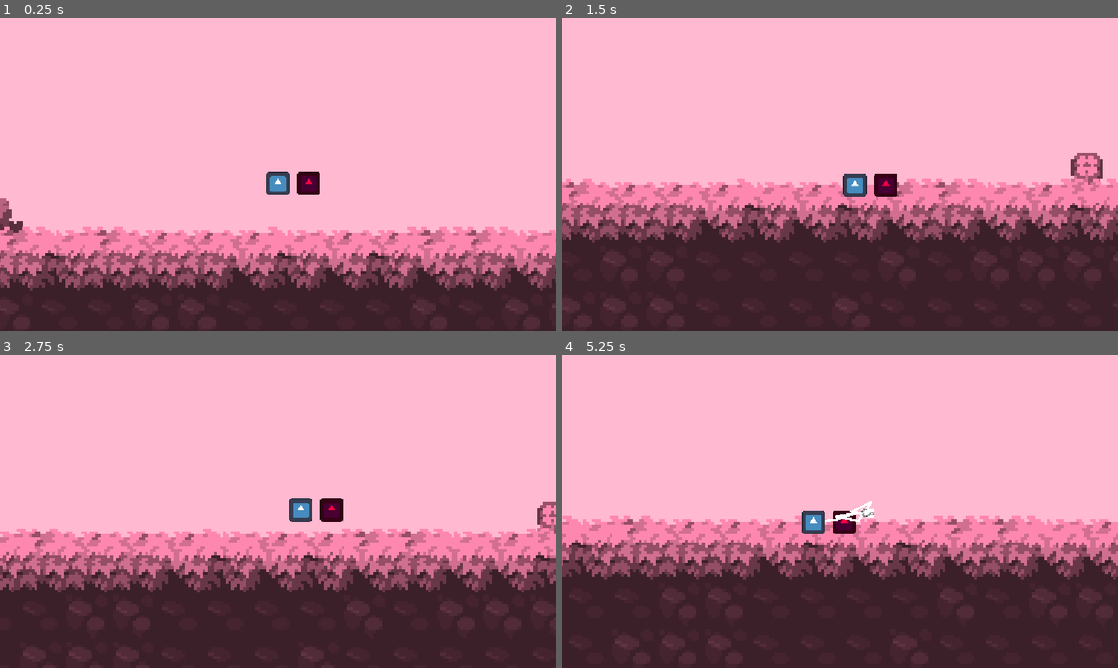
Above: before the commit, frames 1-4 (two rows, left to right).
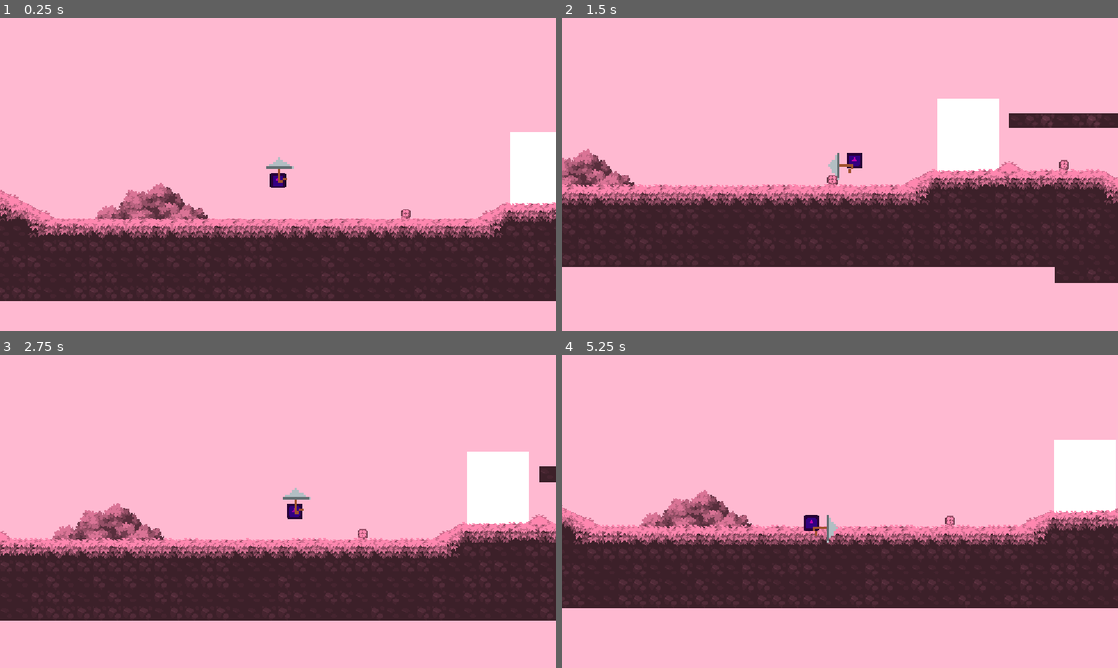
Above: after the commit, the same moments.

Repository: Darianlime/Evanescent
Game: Godot game, scene res://Scenes/EvanescentTEST.tscn
Two runs of this game, one before a commit and one after it. Both use one fixed random seed, a clock stepped at 60 frames per second and the inputs below. The engine's default icon, where the game draws it, is replaced by a stand-in: a white triangle on a blue panel in a dark square.
Inputs (mouse positions are in pixels of both pictures, inside the frame that each line leads up to):
- Up to frame 1 (0.25 s): no input
- Up to frame 2 (1.5 s): move the mouse to (962, 158) at 0.52 s; hold D (right) 0.53-1.28 s; tap Shift (dash, bound only after the commit) at 0.6 s; tap Space (jump) at 0.77, 0.8, 1.07, 1.35 s; move the mouse to (728, 190) at 1.27 s; hold A (left) from 1.28 s (still down)
- Up to frame 3 (2.75 s): tap Space (jump) at 1.52, 1.82, 2.3 s; tap Shift (dash, bound only after the commit) at 1.55 s; move the mouse to (333, 442) at 2.02 s; release A (left) at 2.03 s; hold D (right) from 2.03 s (still down); click (333, 442) at 2.1 s
- Up to frame 4 (5.25 s): move the mouse to (812, 574) at 2.77 s; tap Shift (dash, bound only after the commit) at 2.85, 3.6, 4.55 s; tap Space (jump) at 3.02, 3.32, 3.77, 3.8, 4.07, 4.35, 4.52, 4.82 s; move the mouse to (1006, 558) at 3.52 s; release D (right) at 3.53 s; hold A (left) from 3.53 s (still down); move the mouse to (673, 464) at 4.27 s; move the mouse to (867, 511) at 5.02 s; click (867, 511) at 5.1 s

The runs differ from the first frame. In frame 1, 34% of the frame differs, in the area x 0-100%, y 36-100%; in frame 2, 41%, in the area x 0-100%, y 25-100%; in frame 3, 35%; in frame 4, 38%.

Commit message:
high jump, gliding and dash

Diff:
--- a/Scenes/Evanescent.tscn
+++ b/Scenes/Evanescent.tscn
@@ -2,7 +2,6 @@
 
 [ext_resource type="PackedScene" uid="uid://cfmqiasllb7tr" path="res://Scenes/Player/player.tscn" id="1_16oqn"]
 [ext_resource type="Texture2D" uid="uid://dh32k0qjl05ha" path="res://Sprites/Tiles.png" id="2_g536y"]
-[ext_resource type="Script" uid="uid://cxbpknm2xgnqx" path="res://Scripts/PlayerController.gd" id="2_p4s7r"]
 [ext_resource type="Script" uid="uid://buha2eg7fhtu0" path="res://Scripts/ChainGun.gd" id="4_mtuqy"]
 [ext_resource type="Texture2D" uid="uid://c3yjer08nqp1x" path="res://Scenes/Tree-Assets.png" id="4_qc0yy"]
 [ext_resource type="Script" uid="uid://dol7ha1f5jg3n" path="res://Scripts/CameraController.gd" id="5_5qa5p"]
@@ -1408,8 +1407,6 @@
 
 [node name="Player2" parent="." unique_id=258159536 instance=ExtResource("1_16oqn")]
 position = Vector2(-270, 32)
-script = ExtResource("2_p4s7r")
-swing_speed = 15.0
 
 [node name="Camera2D" type="Camera2D" parent="Player2" unique_id=692611943]
 process_callback = 0
@@ -1422,9 +1419,7 @@
 [node name="ChainGun" type="Node2D" parent="." unique_id=1852340701]
 script = ExtResource("4_mtuqy")
 shoot_speed = 1300
-chain_segments = 8
 wobble_amplitude = 30.0
-wobble_frequency = 6.0
 
 [node name="Line2D" type="Line2D" parent="ChainGun" unique_id=1173452396]
 width = 5.0
--- a/Scenes/EvanescentTEST.tscn
+++ b/Scenes/EvanescentTEST.tscn
@@ -5,7 +5,6 @@
 [ext_resource type="PackedScene" uid="uid://cfmqiasllb7tr" path="res://Scenes/Player/player.tscn" id="3_xsl8c"]
 [ext_resource type="Script" uid="uid://dol7ha1f5jg3n" path="res://Scripts/CameraController.gd" id="5_6s3pv"]
 [ext_resource type="Shader" uid="uid://cm5waameyvvd7" path="res://Shaders/Canvas.gdshader" id="7_gtk40"]
-[ext_resource type="Texture2D" uid="uid://cvl3huxv8qay2" path="res://Sprites/icon.svg" id="8_7rjej"]
 [ext_resource type="PackedScene" uid="uid://c6hagxyxvggav" path="res://Scenes/mirror.tscn" id="8_r7axt"]
 
 [sub_resource type="ShaderMaterial" id="ShaderMaterial_371ht"]
@@ -1416,9 +1415,10 @@
 
 [node name="Player" parent="." unique_id=258159536 instance=ExtResource("3_xsl8c")]
 unique_name_in_owner = true
-position = Vector2(-270, 32)
+position = Vector2(-60, -24)
 
 [node name="Camera2D" type="Camera2D" parent="Player" unique_id=692611943]
+zoom = Vector2(2, 2)
 process_callback = 0
 position_smoothing_enabled = true
 drag_left_margin = 0.1
@@ -1426,14 +1426,8 @@
 drag_bottom_margin = 0.3
 script = ExtResource("5_6s3pv")
 
-[node name="RemoteTransform2D" type="RemoteTransform2D" parent="Player" unique_id=909192470]
-position = Vector2(64, 0)
-scale = Vector2(0.375, 0.375)
-remote_path = NodePath("../../TEST")
-
 [node name="Node2D" type="Node2D" parent="." unique_id=393557219]
 texture_filter = 1
-scale = Vector2(6, 6)
 
 [node name="TileForeground" type="TileMapLayer" parent="Node2D" unique_id=1974438402]
 material = SubResource("ShaderMaterial_371ht")
@@ -1448,19 +1442,11 @@
 tile_set = SubResource("TileSet_57qmd")
 
 [node name="Mirror" parent="Node2D" unique_id=1964462215 instance=ExtResource("8_r7axt")]
-position = Vector2(512.5, 29.5)
-scale = Vector2(0.16666667, 0.16666667)
+position = Vector2(512.5, 15)
 clockwise = true
 
 [node name="Mirror2" parent="Node2D" unique_id=769689389 instance=ExtResource("8_r7axt")]
-position = Vector2(212.66666, -1.3333311)
-scale = Vector2(0.167, 0.167)
-
-[node name="TEST" type="Sprite2D" parent="." unique_id=26882424]
-self_modulate = Color(1, 0, 0.2627451, 1)
-position = Vector2(-206, 32)
-scale = Vector2(0.375, 0.375)
-texture = ExtResource("8_7rjej")
+position = Vector2(212.66666, -23)
 
 [node name="BackgroundLayer" type="CanvasLayer" parent="." unique_id=2111883494]
 unique_name_in_owner = true
--- a/Scenes/Player/female_form.tscn
+++ b/Scenes/Player/female_form.tscn
@@ -1,19 +1,42 @@
 [gd_scene format=3 uid="uid://bklicbdv14wrj"]
 
 [ext_resource type="Shader" uid="uid://cy2w6q6f68foh" path="res://Shaders/player_shader.gdshader" id="1_7r0p3"]
+[ext_resource type="Script" uid="uid://bhuhm2b7osqpg" path="res://Scripts/FemaleController.gd" id="1_ntkqa"]
 [ext_resource type="Texture2D" uid="uid://cvl3huxv8qay2" path="res://Sprites/icon.svg" id="2_ntkqa"]
+[ext_resource type="Texture2D" uid="uid://byh7143phipw3" path="res://Sprites/umbrella.png" id="4_7cusq"]
 
-[sub_resource type="ShaderMaterial" id="ShaderMaterial_7cusq"]
+[sub_resource type="ShaderMaterial" id="ShaderMaterial_oq4pc"]
+resource_local_to_scene = true
 shader = ExtResource("1_7r0p3")
 shader_parameter/max_x = 1000000.0
 shader_parameter/min_x = -1000000.0
 shader_parameter/max_y = 1000000.0
 
 [node name="FemaleForm" type="Node2D" unique_id=13458798]
+material = SubResource("ShaderMaterial_oq4pc")
+script = ExtResource("1_ntkqa")
 
 [node name="Sprite2D" type="Sprite2D" parent="." unique_id=1943293117]
 modulate = Color(0.71909887, 0.00025480418, 0.6796345, 1)
 self_modulate = Color(1, 0.45490196, 1, 1)
-material = SubResource("ShaderMaterial_7cusq")
-scale = Vector2(0.375, 0.375)
+z_index = 1
+use_parent_material = true
+scale = Vector2(0.125, 0.125)
 texture = ExtResource("2_ntkqa")
+
+[node name="UmbrellaSprite" type="Sprite2D" parent="." unique_id=1303333884]
+z_index = 1
+texture_filter = 1
+use_parent_material = true
+position = Vector2(1.4305115e-06, 3.800005)
+rotation = 6.2831855
+scale = Vector2(2.4, 2.4)
+texture = ExtResource("4_7cusq")
+offset = Vector2(0, -7.62)
+
+[node name="DashTimer" type="Timer" parent="." unique_id=313311589]
+process_callback = 0
+wait_time = 0.5
+one_shot = true
+
+[connection signal="timeout" from="DashTimer" to="." method="_on_dash_timer_timeout"]
--- a/Scenes/Player/male_form.tscn
+++ b/Scenes/Player/male_form.tscn
@@ -4,18 +4,20 @@
 [ext_resource type="Texture2D" uid="uid://cvl3huxv8qay2" path="res://Sprites/icon.svg" id="1_tvyv2"]
 [ext_resource type="Script" uid="uid://bsfp3hacdu23b" path="res://Scripts/MaleController.gd" id="1_ydo1h"]
 
-[sub_resource type="ShaderMaterial" id="ShaderMaterial_tvyv2"]
+[sub_resource type="ShaderMaterial" id="ShaderMaterial_cmgny"]
+resource_local_to_scene = true
 shader = ExtResource("1_6ushv")
 shader_parameter/max_x = 1000000.0
 shader_parameter/min_x = -1000000.0
 shader_parameter/max_y = 1000000.0
 
 [node name="MaleForm" type="Node2D" unique_id=1637466126]
+material = SubResource("ShaderMaterial_cmgny")
 script = ExtResource("1_ydo1h")
 swing_speed = 20.0
 
 [node name="Sprite2D" type="Sprite2D" parent="." unique_id=1981551275]
 z_index = 1
-material = SubResource("ShaderMaterial_tvyv2")
-scale = Vector2(0.375, 0.375)
+use_parent_material = true
+scale = Vector2(0.125, 0.125)
 texture = ExtResource("1_tvyv2")
--- a/Scenes/Player/player.tscn
+++ b/Scenes/Player/player.tscn
@@ -1,15 +1,13 @@
 [gd_scene format=3 uid="uid://cfmqiasllb7tr"]
 
 [ext_resource type="Script" uid="uid://cxbpknm2xgnqx" path="res://Scripts/PlayerController.gd" id="1_xpcdj"]
-[ext_resource type="PackedScene" uid="uid://bsmlo2cjtaa0s" path="res://Scenes/Player/male_form.tscn" id="2_a3d8c"]
 [ext_resource type="Script" uid="uid://dnm6bcu8evfxm" path="res://Scripts/PlayerInput.gd" id="3_xpcdj"]
 
 [sub_resource type="RectangleShape2D" id="RectangleShape2D_n42b0"]
-size = Vector2(48, 48)
+size = Vector2(16, 16)
 
 [node name="Player" type="CharacterBody2D" unique_id=258159536]
 script = ExtResource("1_xpcdj")
-starting_character = ExtResource("2_a3d8c")
 
 [node name="CollisionShape2D" type="CollisionShape2D" parent="." unique_id=1821101351]
 shape = SubResource("RectangleShape2D_n42b0")
--- a/Scenes/mirror.tscn
+++ b/Scenes/mirror.tscn
@@ -3,18 +3,19 @@
 [ext_resource type="Script" uid="uid://k6w5r0q83k36" path="res://Scripts/Mirror.gd" id="1_2mjjl"]
 
 [sub_resource type="RectangleShape2D" id="RectangleShape2D_n42b0"]
-size = Vector2(192, 208)
+size = Vector2(64, 80)
 
 [node name="Mirror" type="Node2D" unique_id=1964462215]
+z_index = -1
 script = ExtResource("1_2mjjl")
 
 [node name="ColorRect" type="ColorRect" parent="." unique_id=729458197]
 anchors_preset = -1
 anchor_bottom = 0.5
-offset_left = -96.0
-offset_top = -104.0
-offset_right = 96.0
-offset_bottom = 104.0
+offset_left = -32.0
+offset_top = -40.0
+offset_right = 32.0
+offset_bottom = 40.0
 grow_vertical = 2
 
 [node name="Area2D" type="Area2D" parent="." unique_id=1668320896]
--- a/Scripts/Character.gd
+++ b/Scripts/Character.gd
@@ -1,10 +1,9 @@
-class_name Character extends Node
+class_name Character extends Node2D
 
 @onready var sprite: Sprite2D = $Sprite2D
 
-@export var walk_speed = 300.0
-@export_range(0, 1) var acceleration = 0.1
-@export_range(0, 1) var deceleration = 0.1
+@export_range(0, 1) var acceleration := 0.1
+@export_range(0, 1) var deceleration := 0.1
 
 func enter(_player: PlayerController) -> void: pass
 func exit(_player: PlayerController) -> void: pass
--- a/Scripts/FemaleController.gd
+++ b/Scripts/FemaleController.gd
@@ -1,11 +1,62 @@
 class_name FemaleController extends Character
 
+@onready var umbrella_sprite : Sprite2D = $UmbrellaSprite
+@onready var timer: Timer = $DashTimer
+@export var glide_fall_speed := 50.0   # px/s, the slowest you'll sink while gliding
+@export var glide_brake := 1000.0      # px/s², how fast you slow down
+@export var dash_distance := 80.0 	   # px
+@export var dash_time := 0.3 	   # px
+@export var dash_cooldown := 0.6
+var cooldown_left := 0.0
+var is_dashing = false
+var dash_direction : float = 0.0
+var umbrella_mat : ShaderMaterial = material as ShaderMaterial
 
-# Called when the node enters the scene tree for the first time.
-func _ready() -> void:
-	pass # Replace with function body.
+func _on_dash_timer_timeout():
+	is_dashing = false
+	cooldown_left = dash_cooldown
 
+func physics_update(_player: PlayerController, _input: PlayerInput, _delta: float) -> void:
+	cooldown_left = maxf(cooldown_left - _delta, 0.0)
 
-# Called every frame. 'delta' is the elapsed time since the previous frame.
-func _process(delta: float) -> void:
-	pass
+	if _input.dash_pressed and not is_dashing and cooldown_left == 0.0:
+		dash_direction = signf(_input.direction) if _input.direction != 0.0 else 0.0
+		timer.start(dash_time)
+		is_dashing = true
+
+	if is_dashing:
+		var dash_speed = dash_distance / dash_time
+		_player.velocity.x = dash_direction * dash_speed
+		_player.velocity.y = 0
+		return
+
+	if _input.direction:
+		_player.velocity.x = move_toward(_player.velocity.x, _player.walk_speed * _input.direction, _player.walk_speed * acceleration)
+	else:
+		_player.velocity.x = move_toward(_player.velocity.x, 0, _player.walk_speed * deceleration)
+
+	var is_gliding := false
+
+	var _mouse_direction = (get_global_mouse_position() - global_position).normalized()
+	var angle = _mouse_direction.angle() + PI / 2
+	var angle_deg = wrapf(rad_to_deg(angle), -180.0, 180.0)
+	if !_player.is_on_floor() && (angle_deg < -135 || angle_deg > 135):
+		umbrella_sprite.rotation = deg_to_rad(180)
+	elif angle_deg > 45:
+		umbrella_sprite.rotation = deg_to_rad(90)
+		umbrella_sprite.flip_h = false
+	elif angle_deg < -45:
+		umbrella_sprite.rotation = deg_to_rad(-90)
+		umbrella_sprite.flip_h = true
+	else:
+		umbrella_sprite.rotation = deg_to_rad(0)
+		is_gliding = true
+
+	if not _player.is_on_floor():
+		_player.velocity += _player.get_gravity() * _delta
+		if is_gliding and _player.velocity.y > glide_fall_speed:
+			_player.velocity.y = move_toward(_player.velocity.y, glide_fall_speed, glide_brake * _delta)
+
+	if _player.input.jump_pressed and (_player.is_on_floor() or !_player.coyote_timer.is_stopped()):
+		_player.velocity.y = _player.get_jump_velocity(_player.jump_height, _player.get_gravity().y)
+		_player.coyote_timer.stop();
--- a/Scripts/MaleController.gd
+++ b/Scripts/MaleController.gd
@@ -2,7 +2,13 @@
 
 @onready var chain_gun: ChainGun
 @export var swing_speed = 300.0
+@export var max_jump_height = 80
+@export var charge_time := 0.7
+@export var charge_delay := 0.1
 const chain_gun_scene = preload("res://Scenes/Player/chain_gun.tscn")
+var is_jump_held := false
+var new_jump_height : float
+var charge := 0.0
 
 # Called when the node enters the scene tree for the first time.
 func init(_player: PlayerController) -> void:
@@ -19,15 +25,35 @@
 
 # Called every frame. 'delta' is the elapsed time since the previous frame.
 func physics_update(_player: PlayerController, _input: PlayerInput, _delta: float) -> void:
+	if not _player.is_on_floor():
+		_player.velocity += _player.get_gravity() * _delta
+
 	if chain_gun && chain_gun.is_grappling && !_player.is_on_floor():
 		_player.coyote_timer.stop();
 		if _input.direction:
 			_player.velocity.x += _input.direction * swing_speed * acceleration
 	else:
-		if _input.direction:
-			_player.velocity.x = move_toward(_player.velocity.x, walk_speed * _input.direction, walk_speed * acceleration)
+		if _input.direction and is_jump_held and (charge - charge_delay) > 0:
+			_player.velocity.x = move_toward(_player.velocity.x, 50.0 * _input.direction, _player.walk_speed * deceleration)
+		elif _input.direction:
+			_player.velocity.x = move_toward(_player.velocity.x, _player.walk_speed * _input.direction, _player.walk_speed * acceleration)
 		else:
-			_player.velocity.x = move_toward(_player.velocity.x, 0, walk_speed * deceleration)
+			_player.velocity.x = move_toward(_player.velocity.x, 0, _player.walk_speed * deceleration)
+
+	if _player.input.jump_pressed and (_player.is_on_floor() or !_player.coyote_timer.is_stopped()):
+		is_jump_held = true
+		charge = 0.0
+
+	var _t = 0.0
+	if is_jump_held:
+		charge += _delta
+		_t = clampf((charge - charge_delay) / charge_time, 0.0, 1.0)
+
+	if _player.input.jump_released and (_player.is_on_floor() or !_player.coyote_timer.is_stopped()):
+		var height := lerpf(_player.jump_height, max_jump_height, _t)
+		_player.velocity.y = _player.get_jump_velocity(height, _player.get_gravity().y)
+		_player.coyote_timer.stop();
+		is_jump_held = false
 
 func physics_update_after_move_and_slide(_player: PlayerController, _input: PlayerInput, _delta: float) -> void:
 	apply_grapple_constraint(_player)
--- a/Scripts/Mirror.gd
+++ b/Scripts/Mirror.gd
@@ -1,17 +1,18 @@
-extends Node2D
+class_name Mirror extends Node2D
 
-@export var camera_distance_lock := 300.0
+static var objects: Array[Mirror] = []
+
+@export var camera_distance_lock := 100.0
 @export var clockwise := false
 
 @onready var player: PlayerController = %Player
 @onready var mirror_collision: CollisionShape2D = $Area2D/CollisionShape2D
 #@onready var player_sprite: Sprite2D = player.get_node("Sprite2D")
-@onready var player_remote: RemoteTransform2D = player.get_node("RemoteTransform2D")
 
+const MAX_CLIP = 1000000.0
 var mirror_clip_min_x := 0.0
 var mirror_clip_max_x := 0.0
 var mirror_clip_max_y := 0.0
-var player_mat : ShaderMaterial
 var progress_start := 0.0  # world state on the side the player arrives from
 var progress_end := 1.0    # world state on the far side
 
@@ -27,32 +28,42 @@
 		spiral_progress = value
 		RenderingServer.global_shader_parameter_set("spiral_progress", spiral_progress)
 
+func is_in_range(p: Node2D) -> bool:
+	return absf(p.global_position.x - global_position.x) <= camera_distance_lock
+
 func _ready() -> void:
+	objects.append(self)
 	var rect := mirror_collision.shape as RectangleShape2D
 	assert(rect != null, "Mirror collision must be a RectangleShape2D")
 	mirror_size = rect.size
 
-	player_mat = player.current_player_form.get_node("Sprite2D").material as ShaderMaterial
-
+	# player_mat = player.current_player_form.get_node("Sprite2D").material as ShaderMaterial
+	# mirror_player_mat = player.other_form.get_node("Sprite2D").material as ShaderMaterial
 	var mirror_size_half := mirror_size / 2.0
 	mirror_clip_max_x = global_position.x + mirror_size_half.x
 	mirror_clip_min_x = global_position.x - mirror_size_half.x
 	mirror_clip_max_y = global_position.y - mirror_size_half.y
 
-	player_mat.set_shader_parameter("max_x", mirror_clip_max_x)
-
+	# player_mat.set_shader_parameter("max_x", mirror_clip_max_x)
+	# mirror_player_mat.set_shader_parameter("min_x", mirror_clip_min_x)
 	if clockwise:
 		progress_start = 1.0
 		progress_end = 0.0
 
 func _process(_delta: float) -> void:
+	if player.active_mirror != self:
+		return
 	var distance_x := absf(player.global_position.x - global_position.x)
 	update_camera_lock(distance_x <= camera_distance_lock)
 	if distance_x > camera_distance_lock:
 		return
 	var t := clampf(calc_progress(), 0.0, 1.0)
+	#print("progress ", t)
 	spiral_progress = lerpf(progress_start, progress_end, t)
 
+
+func _exit_tree() -> void:
+	objects.erase(self)
 
 func calc_progress() -> float:
 	var player_half = player.get_rectangle_size().x / 2.0
@@ -67,7 +78,6 @@
 		var overlap = (global_position.x + mirror_half) - (player_x - player_half)
 		return 1.0 - overlap / travel
 
-
 func update_camera_lock(should_lock: bool) -> void:
 	if should_lock == camera_locked_to_target:
 		return
@@ -75,7 +85,18 @@
 	if should_lock:
 		player.camera.lock_to_position(global_position)
 	else:
-		player.camera.focus_on(player)
+		player.camera.focus_on(player.current_player_form)
+
+# func spawn_mirror_character() -> void:
+# 	if current_mirror_character:
+# 		return
+# 	current_mirror_character = mirror_character.instantiate()
+# 	mirror_player_mat = current_mirror_character.get_node("Sprite2D").material as ShaderMaterial
+# 	mirror_player_mat.set_shader_parameter("min_x", mirror_clip_min_x)
+# 	player.add_child(current_mirror_character)
+# 	current_mirror_character.position = Vector3()
+# 	#player_remote.remote_path = current_mirror_character.get_path()
+
 
 func _on_area_2d_body_entered(body: Node2D) -> void:
 	if body == player:
@@ -94,6 +115,9 @@
 		#player_mat.set_shader_parameter("max_y", mirror_clip_max_y)
 		is_player_coming_left = player.global_position.x < global_position.x
 		print(is_player_coming_left)
+		player.swap_form()
+		if !is_player_coming_left:
+			pass
 		# if is_player_coming_left:
 		# 	RenderingServer.global_shader_parameter_set("is_spiral_switching_colors", false)
 		# 	spiral_progress = 0.0
--- a/Scripts/PlayerController.gd
+++ b/Scripts/PlayerController.gd
@@ -7,15 +7,36 @@
 @onready var collision: CollisionShape2D = $CollisionShape2D
 @onready var input: PlayerInput = $PlayerInput
 
-@export var jump_force = -500.0
-@export_range(0, 1) var decelerate_on_jump_release = 0.5
+@export var walk_speed = 120.0
+@export var jump_height := 32.0
+# @export_range(0, 1) var decelerate_on_jump_release = 0.5
+@export var is_starting_form_male = false
+@export var player_mirror_offset := Vector2(24.0,0.0)
 
-@export var starting_character: PackedScene
+var male_form = preload("res://Scenes/Player/male_form.tscn")
+var female_form = preload("res://Scenes/Player/female_form.tscn")
 var current_player_form: Character
+var other_form: Character
+var player_mat : ShaderMaterial
+var mirror_player_mat : ShaderMaterial
+
+var active_mirror : Mirror
 
 func _ready() -> void:
-	current_player_form = starting_character.instantiate()
+	var first = male_form if is_starting_form_male else female_form
+	var second = female_form if is_starting_form_male else male_form
+	current_player_form = first.instantiate()
+	other_form = second.instantiate()
 	add_child(current_player_form)
+	add_child(other_form)
+	other_form.position = player_mirror_offset
+	player_mat = current_player_form.material as ShaderMaterial
+	mirror_player_mat = other_form.material as ShaderMaterial
+	mirror_player_mat.set_shader_parameter("min_x", active_mirror.MAX_CLIP)
+	mirror_player_mat.set_shader_parameter("max_x", active_mirror.MAX_CLIP)
+
+	current_player_form.init(self)
+	other_form.init(self)
 	# chain_gun.initialize(self, pin_joint)
 	pass
 
@@ -25,23 +46,34 @@
 	# 	chain_gun.update_physics_chain()
 
 func _physics_process(delta: float) -> void:
+	update_active_mirror()
+	# if active_mirror && current_player_form.global_position.x - active_mirror.global_position.x > 0 && !active_mirror.is_player_coming_left:
+	# 	other_form.position = -player_mirror_offset
+	# else:
+	# 	other_form.position = player_mirror_offset
+
+
+	# if active_mirror.is_in_range(self):
+	# 	if active_mirror.is_player_coming_left:
+	# 		other_form.position = player_mirror_offset
+	# 	else:
+	# 		other_form.position = -player_mirror_offset
+
+	current_player_form.physics_update(self, input, delta)
+
 	# Add the gravity.
-	if not is_on_floor():
-		velocity += get_gravity() * delta
+	# if not is_on_floor():
+	# 	velocity += get_gravity() * delta
 
 	# Handle jump.
-	if input.jump_pressed and (is_on_floor() or !coyote_timer.is_stopped()):
-		velocity.y = jump_force
-		coyote_timer.stop();
+	# if input.jump_pressed and (is_on_floor() or !coyote_timer.is_stopped()):
+	# 	velocity.y = get_jump_velocity(jump_height, get_gravity().y)
+	# 	coyote_timer.stop();
 
-	if input.jump_released and velocity.y < 0:
-		velocity.y *= decelerate_on_jump_release
+	# if input.jump_released and velocity.y < 0:
+	# 	velocity.y *= decelerate_on_jump_release
 
 	var was_on_floor = is_on_floor();
-
-	if input.direction:
-		print("gretret")
-	current_player_form.physics_update(self, input, delta)
 
 	move_and_slide()
 
@@ -50,9 +82,67 @@
 
 	current_player_form.physics_update_after_move_and_slide(self, input, delta)
 
+func get_jump_velocity(height: float, gravity: float) -> float:
+	var g_dt := gravity / Engine.physics_ticks_per_second
+	return -(sqrt(g_dt * g_dt + 8.0 * gravity * height) - g_dt) / 2.0
 
 func get_rectangle_size() -> Vector2:
 	var rect_shape = collision.shape as RectangleShape2D
 	if rect_shape:
 		return rect_shape.extents * 2.0
 	return Vector2.ZERO
+
+func update_active_mirror() -> void:
+	if active_mirror and active_mirror.is_in_range(self):
+		return
+
+	var best: Mirror = null
+	var best_d := INF
+	for m in Mirror.objects:
+		var d := absf(m.global_position.x - global_position.x)
+		if d <= m.camera_distance_lock and d < best_d:
+			best = m
+			best_d = d
+
+	if best == active_mirror:
+		return
+	if active_mirror:
+		other_form_postiion_swap()
+		#active_mirror.release()
+	active_mirror = best
+	if active_mirror:
+		other_form_postiion_swap()
+		update_forms_mirror_clipping();
+		#active_mirror.claim()
+
+func other_form_postiion_swap():
+	if active_mirror.global_position.x > current_player_form.global_position.x:
+		other_form.position = player_mirror_offset
+	else:
+		other_form.position = -player_mirror_offset
+
+func update_forms_mirror_clipping():
+	player_mat = current_player_form.material as ShaderMaterial
+	mirror_player_mat = other_form.material as ShaderMaterial
+	if active_mirror.global_position.x > current_player_form.global_position.x:
+		player_mat.set_shader_parameter("min_x", -active_mirror.MAX_CLIP)
+		player_mat.set_shader_parameter("max_x", active_mirror.mirror_clip_max_x)
+		mirror_player_mat.set_shader_parameter("min_x", active_mirror.mirror_clip_min_x)
+		mirror_player_mat.set_shader_parameter("max_x", active_mirror.MAX_CLIP)
+	else:
+		player_mat.set_shader_parameter("min_x", active_mirror.mirror_clip_min_x)
+		player_mat.set_shader_parameter("max_x", active_mirror.MAX_CLIP)
+		mirror_player_mat.set_shader_parameter("min_x", -active_mirror.MAX_CLIP)
+		mirror_player_mat.set_shader_parameter("max_x", active_mirror.mirror_clip_max_x)
+
+func swap_form():
+	var new_pos = current_player_form.position - other_form.position
+	var current_pos = current_player_form.position
+	var tmp := current_player_form
+	current_player_form = other_form
+	other_form = tmp
+	#move_and_collide(new_pos - global_position)
+	current_player_form.position = current_pos
+	other_form.position = new_pos
+	global_position -= new_pos
+	#other_form.position = Vector2.ZERO
--- a/Scripts/PlayerInput.gd
+++ b/Scripts/PlayerInput.gd
@@ -2,6 +2,7 @@
 
 var direction := 0.0
 var jump_pressed := false
+var dash_pressed := false
 var jump_released := false
 var shoot_pressed := false
 var shoot_released := false
@@ -13,3 +14,4 @@
 	jump_released = Input.is_action_just_released("jump")
 	shoot_pressed = Input.is_action_just_pressed("shoot")
 	shoot_released = Input.is_action_just_released("shoot")
+	dash_pressed = Input.is_action_just_pressed("dash")
--- a/project.godot
+++ b/project.godot
@@ -38,7 +38,7 @@
 , Object(InputEventJoypadMotion,"resource_local_to_scene":false,"resource_name":"","device":-1,"axis":0,"axis_value":1.0,"script":null)
 ]
 }
-run={
+dash={
 "deadzone": 0.2,
 "events": [Object(InputEventKey,"resource_local_to_scene":false,"resource_name":"","device":16,"window_id":0,"alt_press …(195 unchanged characters)…
 ]
